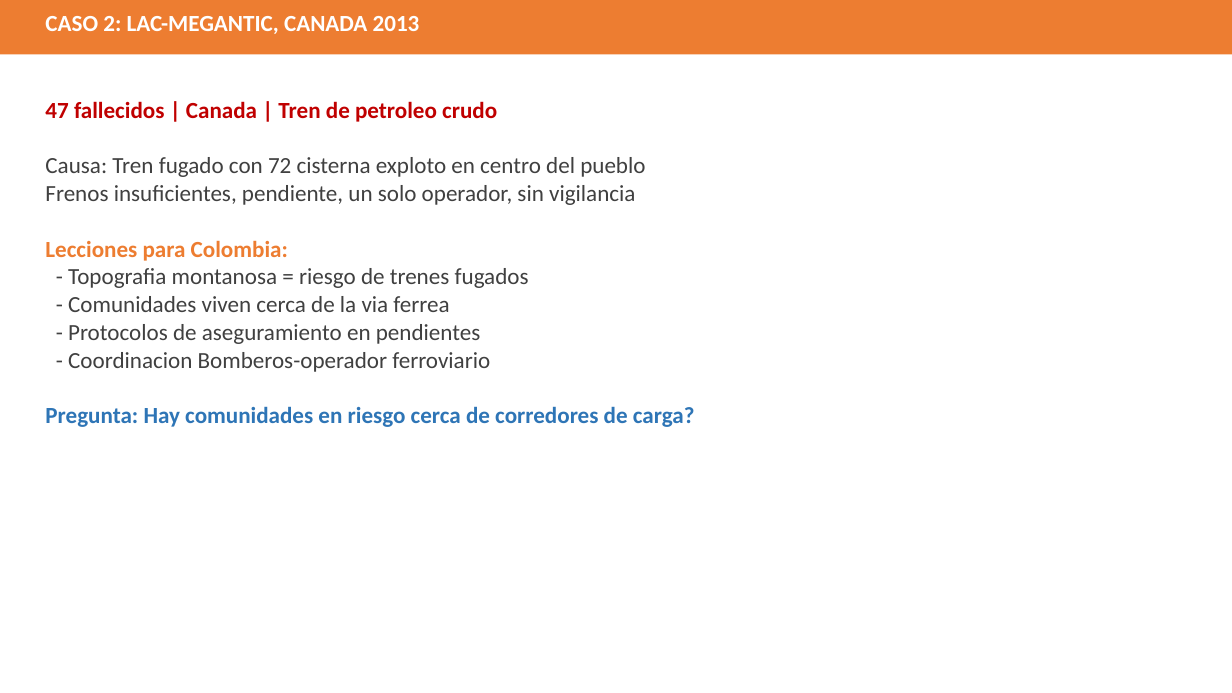
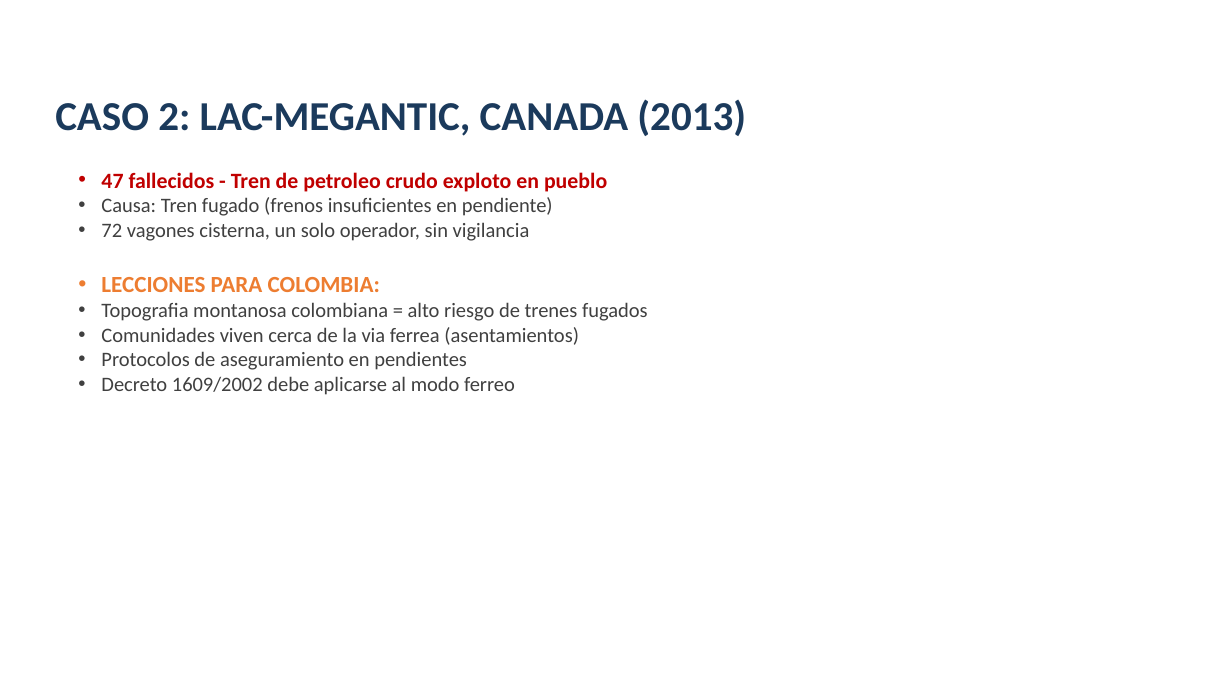
Before and after one commit to brookeprueba1/capacitacion-emergencias-ferroviarias, a slide deck: slide 19 of PRESENTACION_EMERGENCIAS_FERROVIARIAS_COLOMBIA.pptx (slide 17 before the commit). Drawn at 1232x693 pixels with LibreOffice and Linux fonts; fonts in the diff are those of the drawing. Boxes give left, top, right and bottom in pixels: in the first picture for what was removed or moved away, otherwise in the second. Text is boxed around its words. In the diff, an @@ line names an element or a change of style, - is before the commit and + after.

```diff
--- a/PRESENTACION_EMERGENCIAS_FERROVIARIAS_COLOMBIA.pptx
+++ b/PRESENTACION_EMERGENCIAS_FERROVIARIAS_COLOMBIA.pptx
@@ rectangle removed at bbox=[0, 0, 1232, 55] @@
@@ text "CASO 2: LAC-MEGANTIC, CANADA (2013)" at bbox=[55, 99, 746, 136]: vertical alignment top to bottom @@
@@ text at bbox=[55, 99, 746, 136]: text changed; size 18 to 32 pt; text colour #FFFFFF to #1B3A5C @@
-CASO 2: LAC-MEGANTIC, CANADA 2013
+CASO 2: LAC-MEGANTIC, CANADA (2013)
@@ text at bbox=[101, 172, 648, 395]: text changed; size 18 to 16 pt @@
-47 fallecidos | Canada | Tren de petroleo crudo
-Causa: Tren fugado con 72 cisterna exploto en centro del pueblo
-Frenos insuficientes, pendiente, un solo operador, sin vigilancia
-Lecciones para Colombia:
-- Topografia montanosa = riesgo de trenes fugados
-- Comunidades viven cerca de la via ferrea
-- Protocolos de aseguramiento en pendientes
-- Coordinacion Bomberos-operador ferroviario
-Pregunta: Hay comunidades en riesgo cerca de corredores de carga?
+• 47 fallecidos - Tren de petroleo crudo exploto en pueblo
+• Causa: Tren fugado (frenos insuficientes en pendiente)
+• 72 vagones cisterna, un solo operador, sin vigilancia
+• LECCIONES PARA COLOMBIA:
+• Topografia montanosa colombiana = alto riesgo de trenes fugados
+• Comunidades viven cerca de la via ferrea (asentamientos)
+• Protocolos de aseguramiento en pendientes
+• Decreto 1609/2002 debe aplicarse al modo ferreo
```
Also in this commit, not shown: 14 other slides changed, 7 slides added, 6 slides removed.
